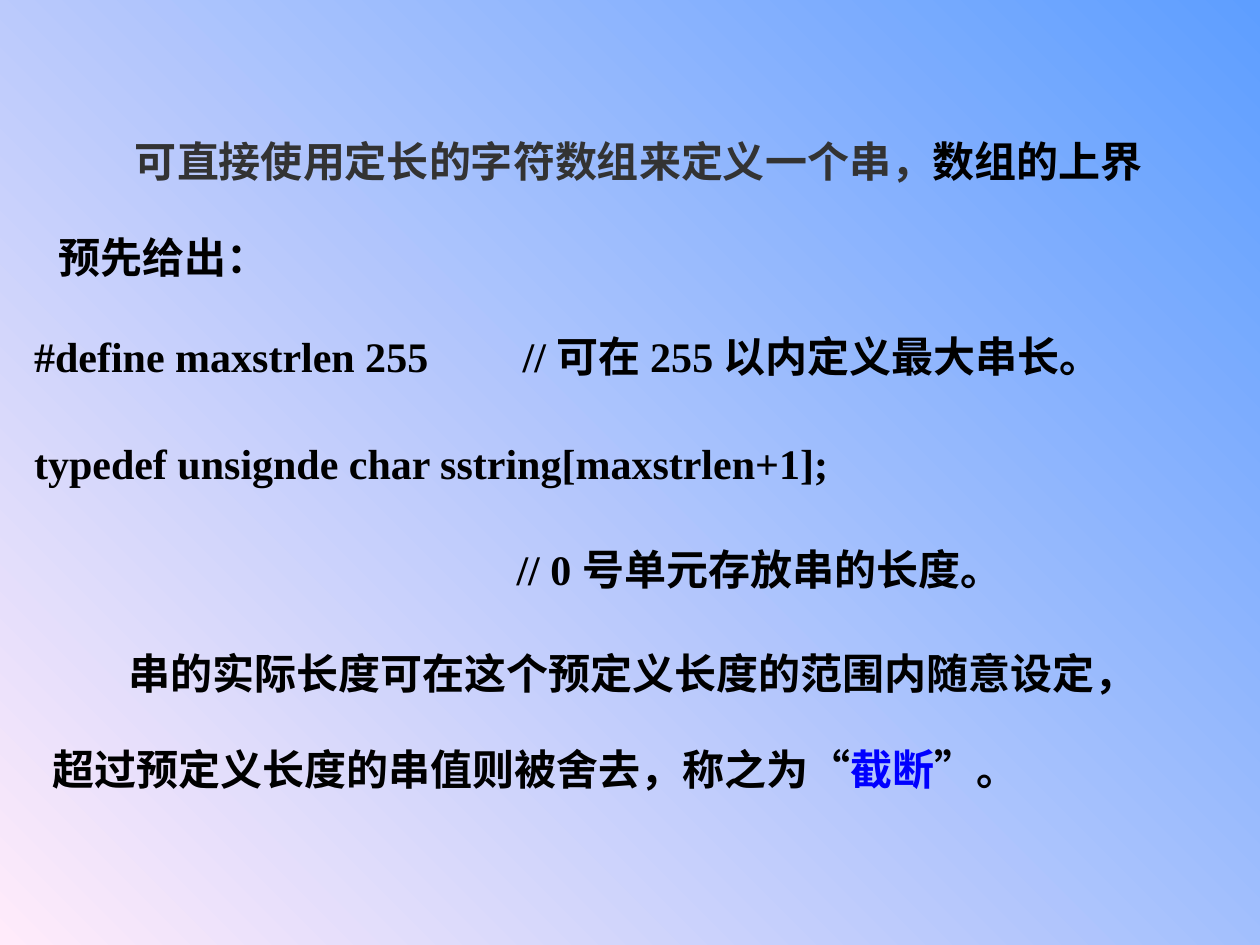
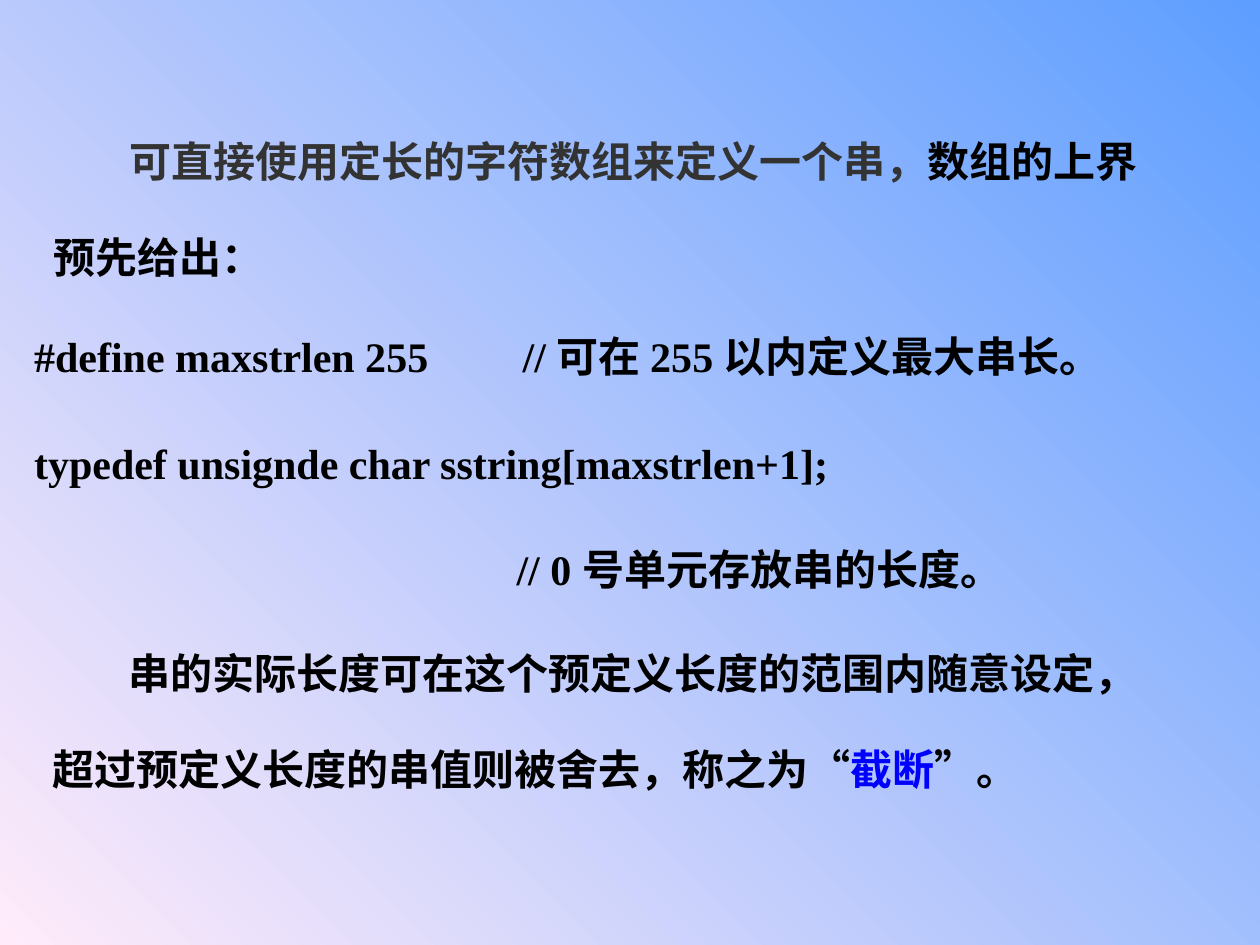
Before and after one commit to TangoWalk/Study, a slide deck: slide 14 of 大2下/数据结构与算法/第4章串.ppt. Drawn at 1260x945 pixels with LibreOffice and Linux fonts; fonts in the diff are those of the drawing; background and template pictures are left out. Boxes give left, top, right and bottom in pixels: in the first picture for what was removed or moved away, otherwise in the second. Text is boxed around its words. In the diff, an @@ line names an element or a change of style, - is before the commit and + after.

```diff
--- a/大2下/数据结构与算法/第4章串.ppt
+++ b/大2下/数据结构与算法/第4章串.ppt
@@ background gradient #5E9EFF to #FFEBFA to gradient #FFEBFA to #5E9EFF @@
@@ text "可直接使用定长的字符数组来定义一个串，数组的上界": place and size @@
-text "可直接使用定长的字符数组来定义一个串，数组的上界" at box(59, 135, 1143, 277)
+text "可直接使用定长的字符数组来定义一个串，数组的上界" at box(53, 135, 1137, 277)
```
Also in this commit, not shown: 38 other slides changed, 6 other files.
